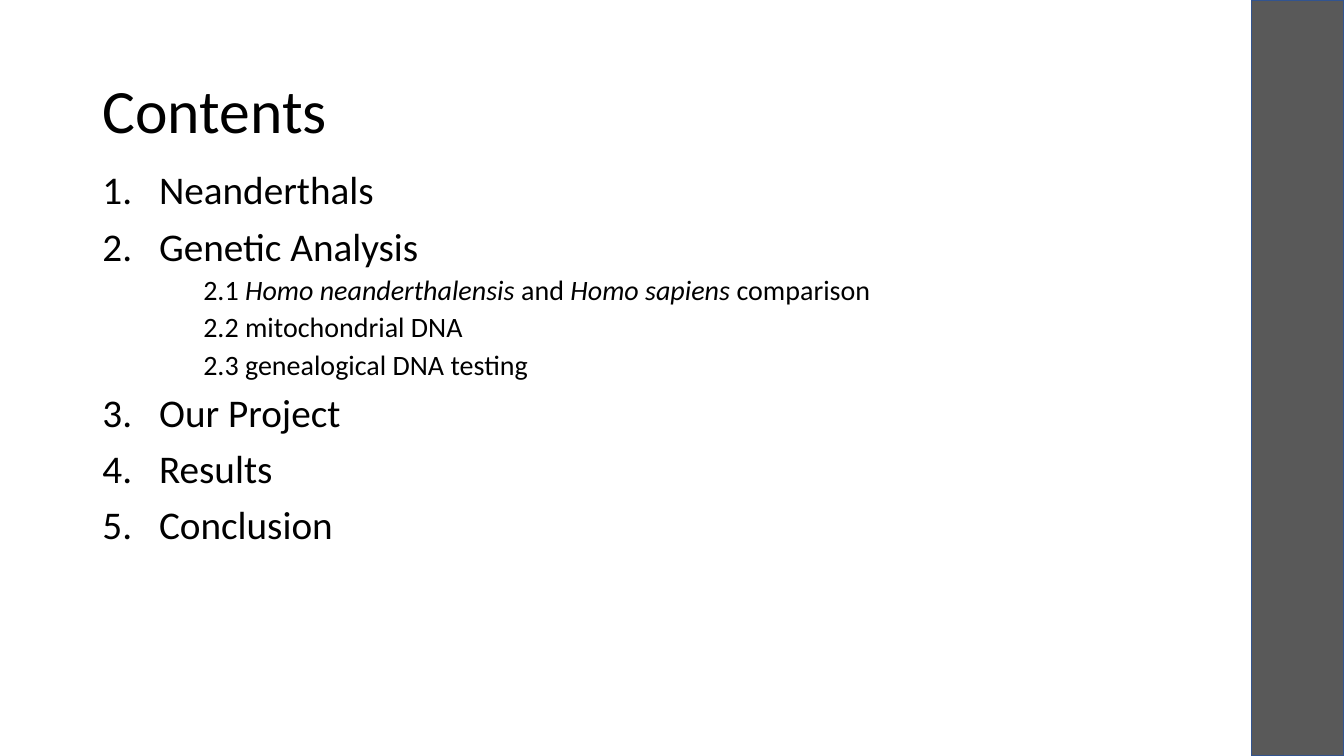
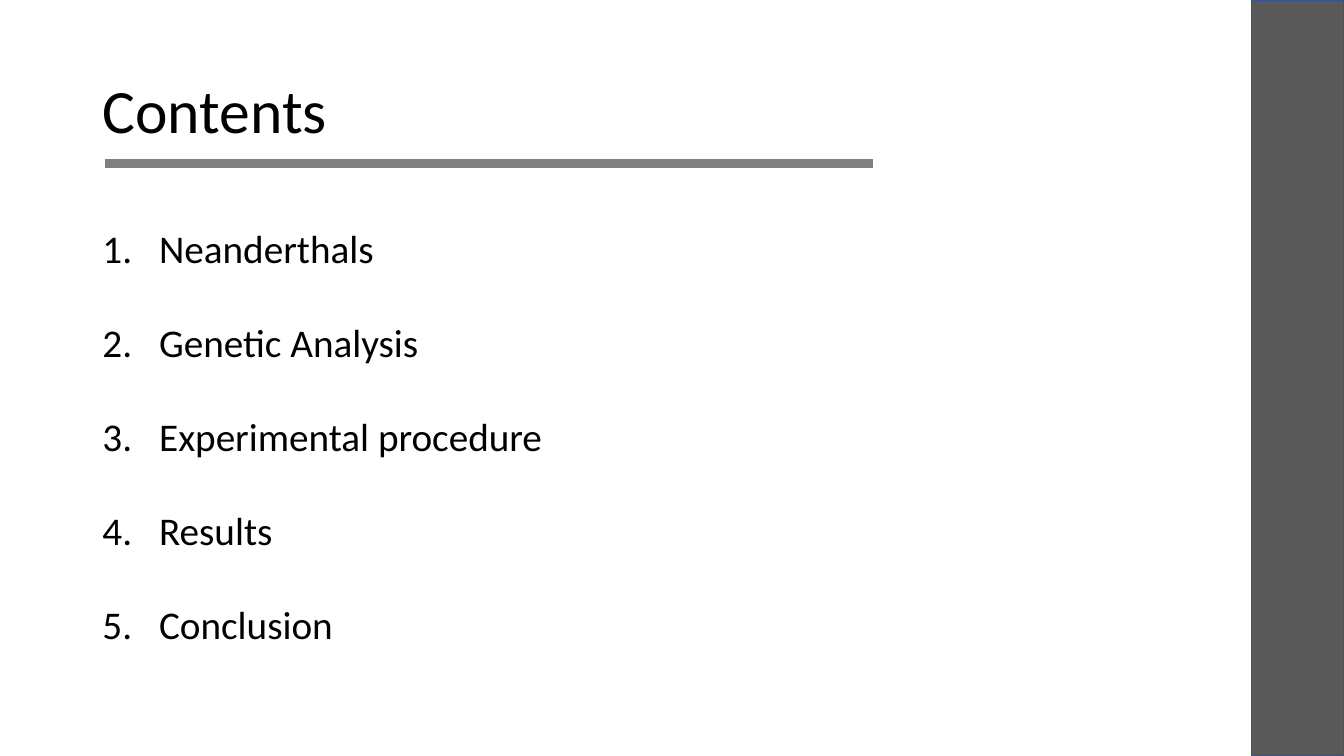
Before and after one commit to laksannathan/Biopython, a slide deck: slide 2 of humans_demo/Humans.pptx. Drawn at 1344x756 pixels with LibreOffice and Linux fonts; fonts in the diff are those of the drawing. Boxes give left, top, right and bottom in pixels: in the first picture for what was removed or moved away, otherwise in the second. Text is boxed around its words. In the diff, an @@ line names an element or a change of style, - is before the commit and + after.

```diff
--- a/humans_demo/Humans.pptx
+++ b/humans_demo/Humans.pptx
@@ line added from (105, 163) to (873, 163), #808080 6 pt @@
@@ text "Neanderthals": place and size @@
-text "Neanderthals" at (159,176,871,380)
+text "Neanderthals" at (159,235,542,640)
@@ text at (159,235,418,364): line spacing 0.9 to 1.7 @@
@@ text removed at (159,400,340,540) @@
-3. Our Project
-4. Results
-5. Conclusion
@@ text at (159,423,542,640): text changed; size 20 to 28 pt @@
-    2.1 Homo neanderthalensis and Homo sapiens comparison
-    2.2 mitochondrial DNA
-    2.3 genealogical DNA testing
+3. Experimental procedure
+4. Results
+5. Conclusion
```
Also in this commit, not shown: 7 other slides changed, 1 slide added, 1 slide removed, 1 other file.
